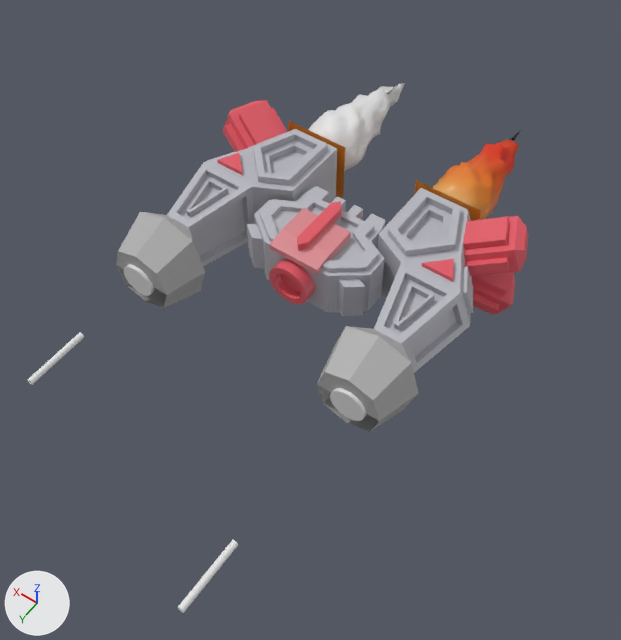
A saved change to the OBJ model CSE125Group2Game/CSE125Group2Game/Assets/models/enemy/mainEnemyShip/enemyship.obj.
Both versions are drawn from a 50 mm camera at (-8.9, 12.5, 17.1) aimed at (-0.4, 0.6, -1.5). The axes (+X, +Y, +Z) are drawn at lower left. The lights are the same throughout. Where no turn or scale is listed for an object, it has been applied to the vertices.

In view in the first picture: 'Body-camera_Cylinder.001', 'Body-helmet_Cube.002', 'Body_Cockpit', 'EmberEmitter.001_Plane.001', 'EmberEmitter_Plane', 'Left-arm-cylinder-difference_Cylinder.003', 'Left-arm_Cube.004', 'Right-arm-cylinder-difference_Cylinder.005', 'Right-arm_Cube.006', 'flame.001_Icosphere.003', 'flame_Icosphere.005'.
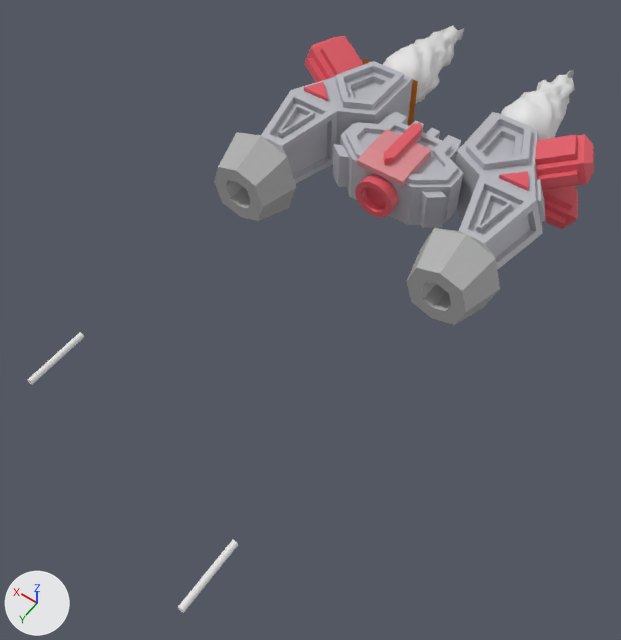
The newer file is also turned or shifted as a whole; pictures and numbers use the older file's frame.

Boxes [x1, y1, x2, y2] around the edits, measured in the pictures (621 x 640 px):
'Spaceship_Spaceship-mesh', added
    after: [214, 26, 594, 325]
'Left-arm_Cube.004', deleted
    before: [317, 188, 529, 432]
'Right-arm_Cube.006', deleted
    before: [116, 100, 337, 308]
'Body_Cockpit', deleted
    before: [246, 186, 385, 316]
'flame.001_Icosphere.003', deleted
    before: [309, 83, 405, 171]
'flame_Icosphere.005', deleted (orange)
    before: [433, 129, 522, 220]
'Body-helmet_Cube.002', deleted (pink)
    before: [269, 208, 351, 274]
'Body-camera_Cylinder.001', deleted (red)
    before: [269, 259, 315, 305]
'Left-arm-cylinder-difference_Cylinder.003', deleted
    before: [330, 388, 366, 421]
'EmberEmitter.001_Plane.001', deleted
    before: [288, 121, 345, 199]
'Right-arm-cylinder-difference_Cylinder.005', deleted
    before: [124, 265, 156, 296]
'EmberEmitter_Plane', deleted
    before: [414, 181, 481, 221]
'EmberEmitter-right_EmberEmitter-mesh.001', added
    after: [363, 59, 418, 126]

Patch to the scene script:
```diff
--- a/CSE125Group2Game/CSE125Group2Game/Assets/models/enemy/mainEnemyShip/enemyship.obj.py
+++ b/CSE125Group2Game/CSE125Group2Game/Assets/models/enemy/mainEnemyShip/enemyship.obj.py
@@ me_emberemitter_right_emberemitter_mesh_001 @@
+me_emberemitter_right_emberemitter_mesh_001.from_pydata([(3.16, -0.46, -1.09), (1.16, -0.46, -1.09), (3.16, -0.46, 0.91), (1.16, -0.46, 0.91)], [], [(0, 2, 3, 1)])
+me_emberemitter_right_emberemitter_mesh_001.materials.append(mat_material_007)  # orange #e78418
@@ ob_body_camera_cylinder_001 @@
-ob_body_camera_cylinder_001 = bpy.data.objects.new('Body-camera_Cylinder.001', me_body_camera_cylinder_001)
@@ ob_body_helmet_cube_002 @@
-ob_body_helmet_cube_002 = bpy.data.objects.new('Body-helmet_Cube.002', me_body_helmet_cube_002)
@@ ob_body_cockpit @@
-ob_body_cockpit = bpy.data.objects.new('Body_Cockpit', me_body_cockpit)
@@ ob_emberemitter_001_plane_001 @@
-ob_emberemitter_001_plane_001 = bpy.data.objects.new('EmberEmitter.001_Plane.001', me_emberemitter_001_plane_001)
@@ ob_emberemitter_plane @@
-ob_emberemitter_plane = bpy.data.objects.new('EmberEmitter_Plane', me_emberemitter_plane)
@@ ob_flame_001_icosphere_003 @@
-ob_flame_001_icosphere_003 = bpy.data.objects.new('flame.001_Icosphere.003', me_flame_001_icosphere_003)
@@ ob_flame_icosphere_005 @@
-ob_flame_icosphere_005 = bpy.data.objects.new('flame_Icosphere.005', me_flame_icosphere_005)
@@ ob_left_arm_cylinder_difference_cylinder_003 @@
-ob_left_arm_cylinder_difference_cylinder_003 = bpy.data.objects.new('Left-arm-cylinder-difference_Cylinder.003', me_left_arm_cylinder_difference_cylinder_003)
@@ ob_left_arm_cube_004 @@
-ob_left_arm_cube_004 = bpy.data.objects.new('Left-arm_Cube.004', me_left_arm_cube_004)
@@ ob_right_arm_cylinder_difference_cylinder_005 @@
-ob_right_arm_cylinder_difference_cylinder_005 = bpy.data.objects.new('Right-arm-cylinder-difference_Cylinder.005', me_right_arm_cylinder_difference_cylinder_005)
@@ ob_right_arm_cube_006 @@
-ob_right_arm_cube_006 = bpy.data.objects.new('Right-arm_Cube.006', me_right_arm_cube_006)
@@ ob_spaceship_spaceship_mesh @@
+ob_spaceship_spaceship_mesh = bpy.data.objects.new('Spaceship_Spaceship-mesh', me_spaceship_spaceship_mesh)  # 2314 vertices, 3521 faces, 6 loose edges; spans x -4.87..4.79, y -5.38..5.84, z -1.35..1.36; in mat_cockpit_body (light grey #b7b7bf), mat_wings (red #e05864), mat_silver (grey #adadad), mat_material_006 (white #e7e7e7), mat_headplate (pink #d8878d)
+ob_spaceship_spaceship_mesh.location = (0.0, -6.81, 0.0)
@@ ob_emberemitter_right_emberemitter_mesh_001 @@
+ob_emberemitter_right_emberemitter_mesh_001 = bpy.data.objects.new('EmberEmitter-right_EmberEmitter-mesh.001', me_emberemitter_right_emberemitter_mesh_001)
+ob_emberemitter_right_emberemitter_mesh_001.location = (0.0, -6.81, 0.0)
```
